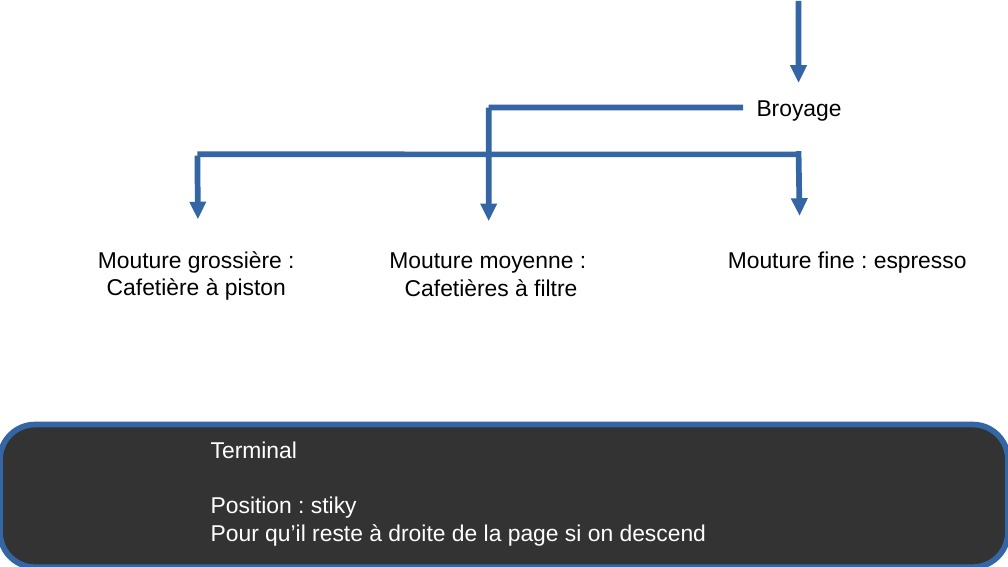
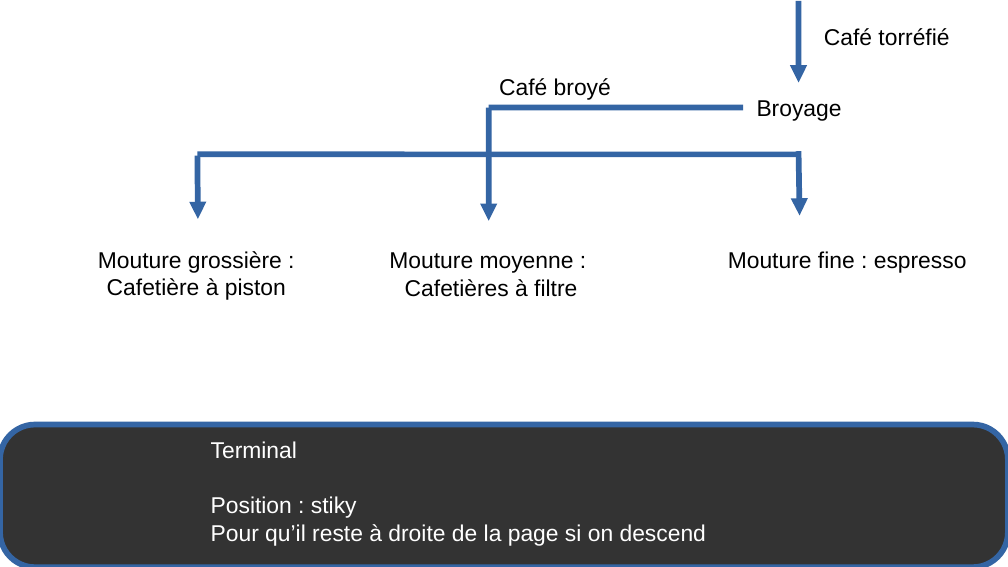
Before and after one commit to certainementalentour/site, a slide deck: slide 4 of SchemaPageFabricationV2.odp. Drawn at 1008x567 pixels with LibreOffice and Linux fonts; fonts in the diff are those of the drawing. Boxes give left, top, right and bottom in pixels: in the first picture for what was removed or moved away, otherwise in the second. Text is boxed around its words. In the diff, an @@ line names an element or a change of style, - is before the commit and + after.

```diff
--- a/SchemaPageFabricationV2.odp
+++ b/SchemaPageFabricationV2.odp
@@ text added at bbox=[824, 28, 949, 46], 18 pt, text #000000 @@
+Café torréfié
@@ text added at bbox=[499, 78, 611, 100], 18 pt, text #000000 @@
+Café broyé
```
Also in this commit, not shown: 3 other slides changed, 9 other files.
